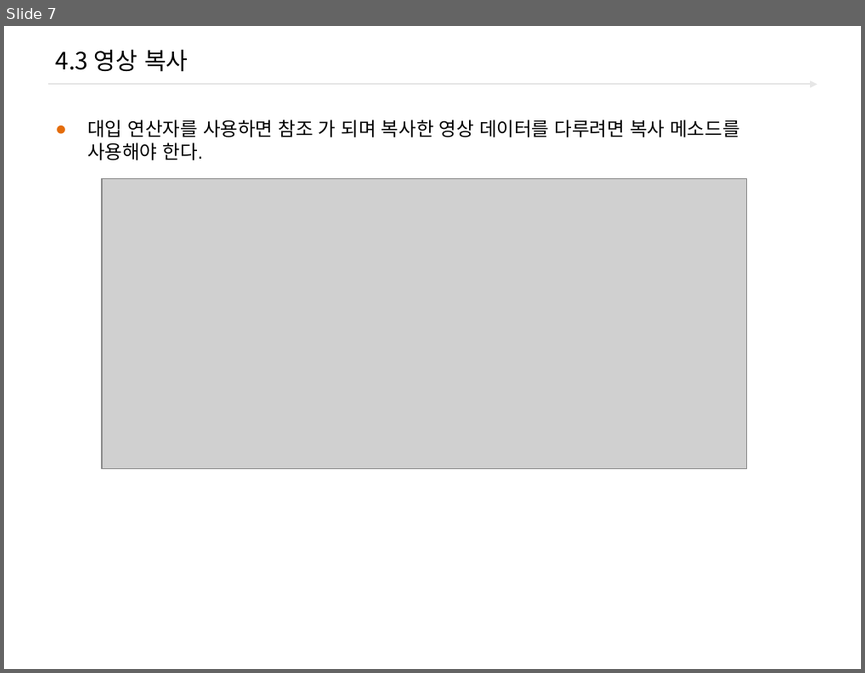
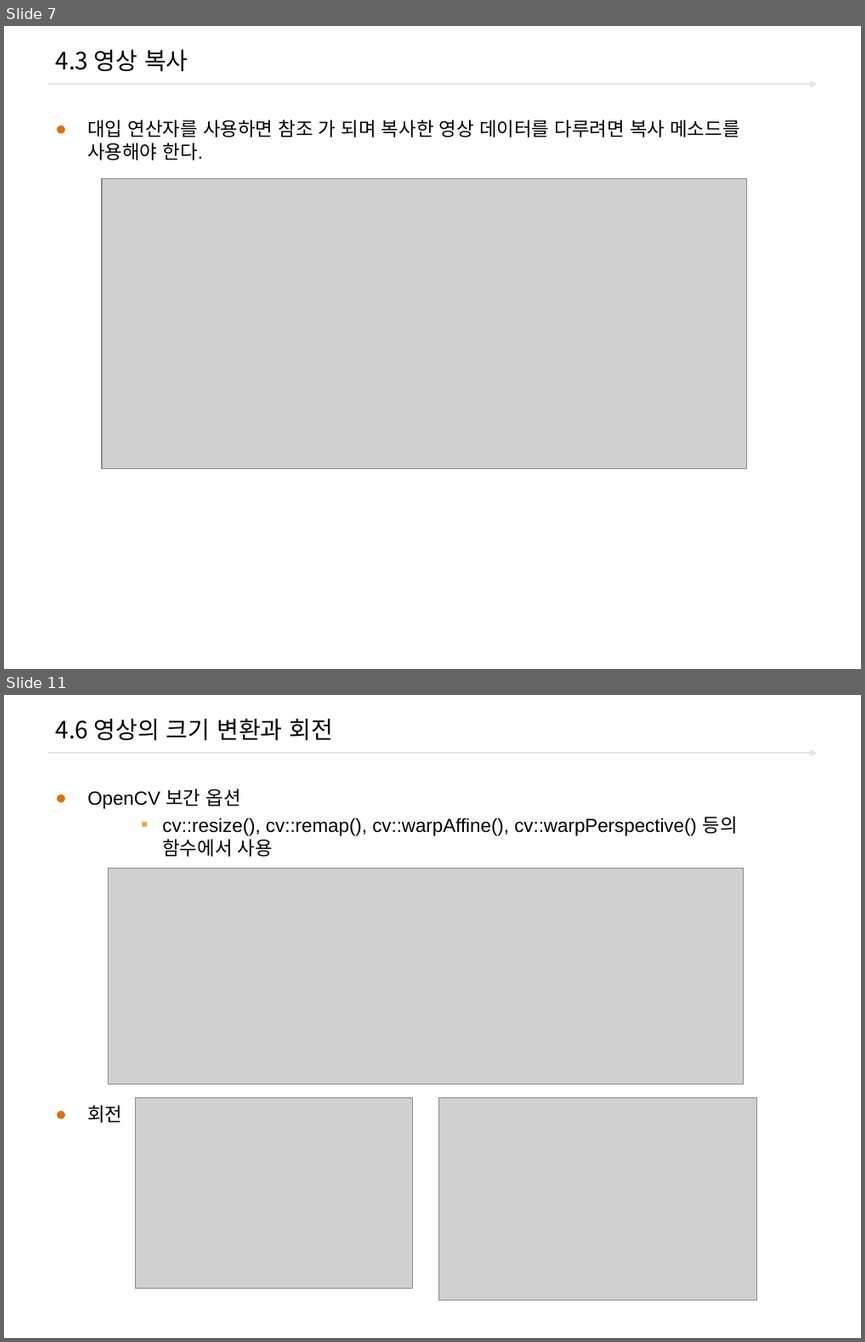
Before and after one commit to freshmea/ict_robot_dajung, a slide deck: pdf_ppt/2.OpenCV/Open_cv_04_기본 연산.pptx. Shown one above the other, each under a label of ours: slide 7 before the commit, slides 7 and 11 after it; the slides between them are not shown. The pictures are 865x673 and 865x1342 pixels, drawn with LibreOffice and Linux fonts; fonts in the diff are those of the drawing; grey boxes stand for pictures; background and template pictures are left out. Boxes give left, top, right and bottom in pixels: in the first picture for what was removed or moved away, otherwise in the second. Text is boxed around its words. In the diff, an @@ line names an element or a change of style, - is before the commit and + after.

```diff
--- a/pdf_ppt/2.OpenCV/Open_cv_04_기본 연산.pptx
+++ b/pdf_ppt/2.OpenCV/Open_cv_04_기본 연산.pptx
@@ slide 11 added at [4, 695, 861, 1338], background #FFFFFF; not listed: 1 template element that a slide beside it also shows @@
@@ title added at [55, 718, 334, 741], 20 pt, text #000000 @@
+4.6 영상의 크기 변환과 회전
@@ text added at [87, 789, 738, 1123], 16 pt, text #000000 @@
+● OpenCV 보간 옵션
+    ▪ cv::resize(), cv::remap(), cv::warpAffine(), cv::warpPerspective() 등의 함수에서 사용
+● 회전
@@ picture added at [109, 868, 743, 1084] @@
@@ picture added at [136, 1098, 413, 1289] @@
@@ picture added at [439, 1098, 757, 1300] @@
```
Also in this commit, not shown: 1 slide changed, 8 other slides added.
